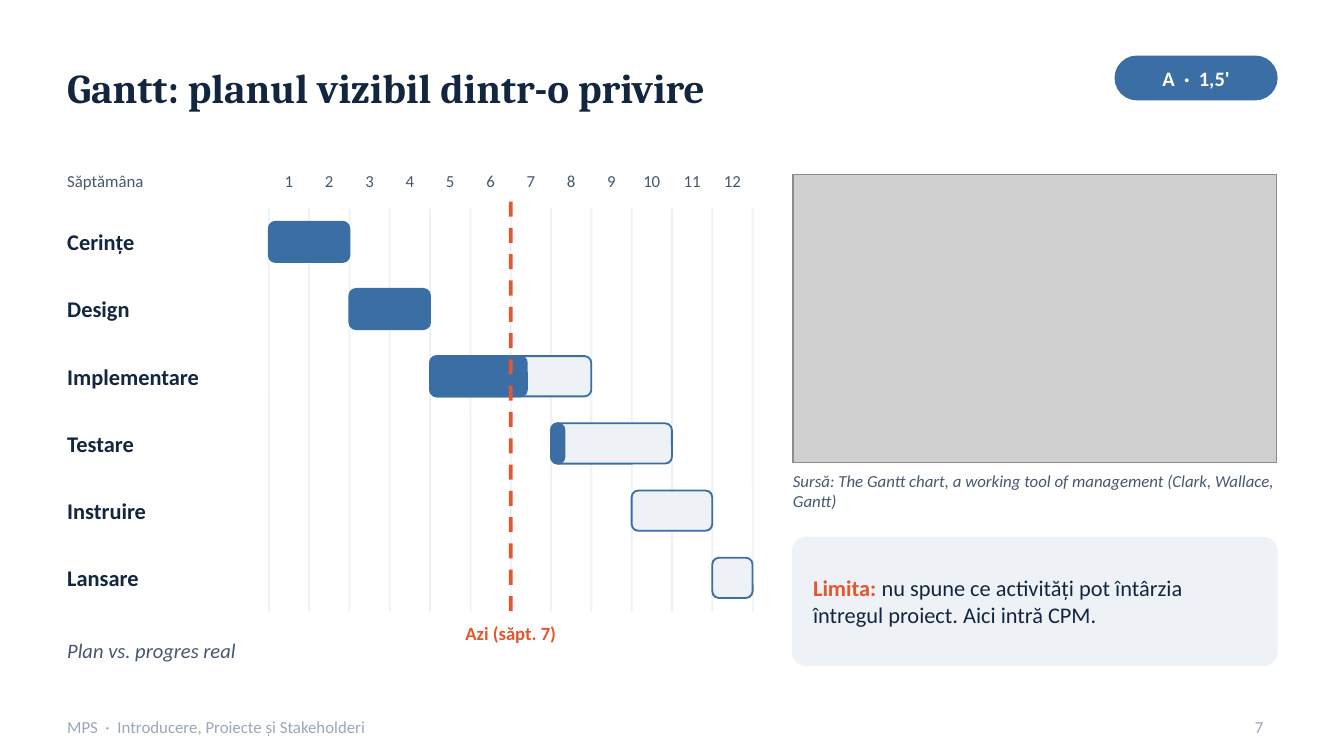
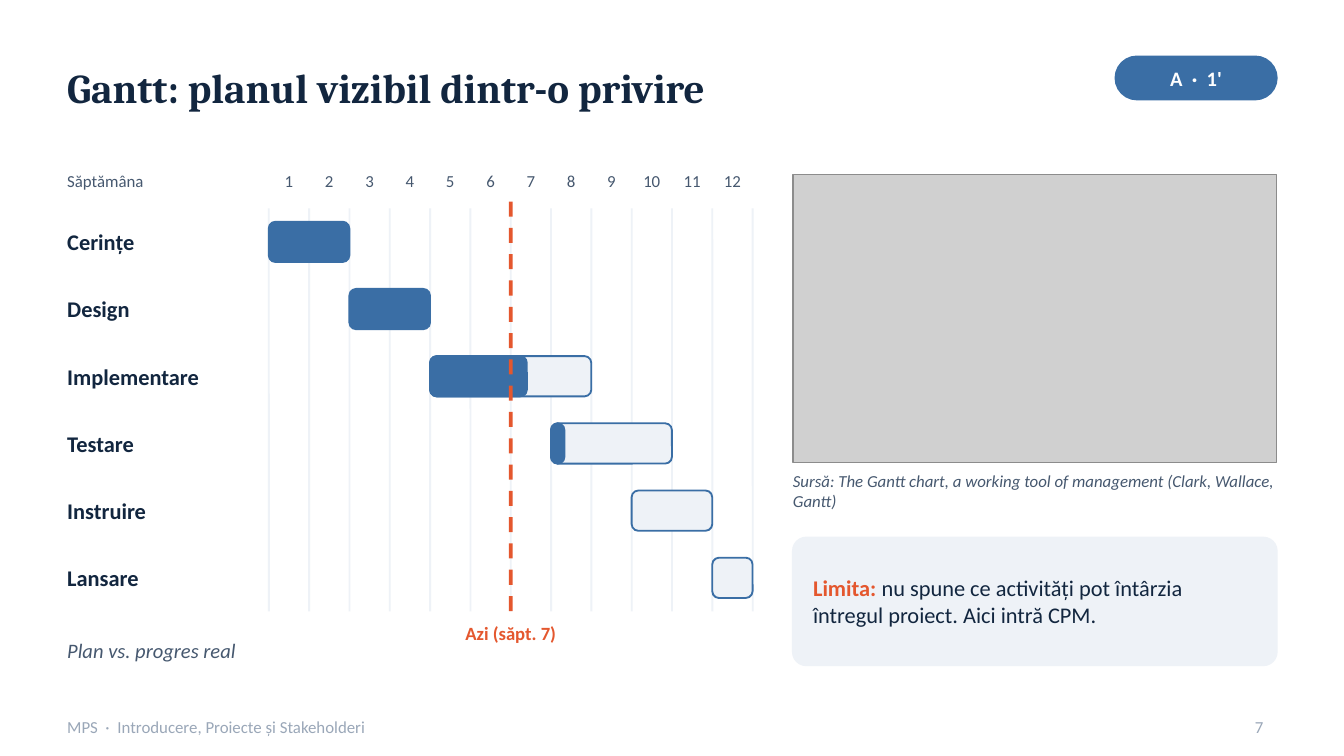
Before and after one commit to dobrinz123/PREZENTARE_MPS, a slide deck: slide 7 of Prezentare_MPS.pptx. Drawn at 1344x756 pixels with LibreOffice and Linux fonts; fonts in the diff are those of the drawing; grey boxes stand for pictures. Boxes give left, top, right and bottom in pixels: in the first picture for what was removed or moved away, otherwise in the second. Text is boxed around its words. In the diff, an @@ line names an element or a change of style, - is before the commit and + after.

```diff
--- a/Prezentare_MPS.pptx
+++ b/Prezentare_MPS.pptx
@@ text at (x1=1170, y1=72, x2=1222, y2=86): text changed @@
-A · 1,5'
+A · 1'
```
Also in this commit, not shown: 15 other slides changed, 1 other file.
